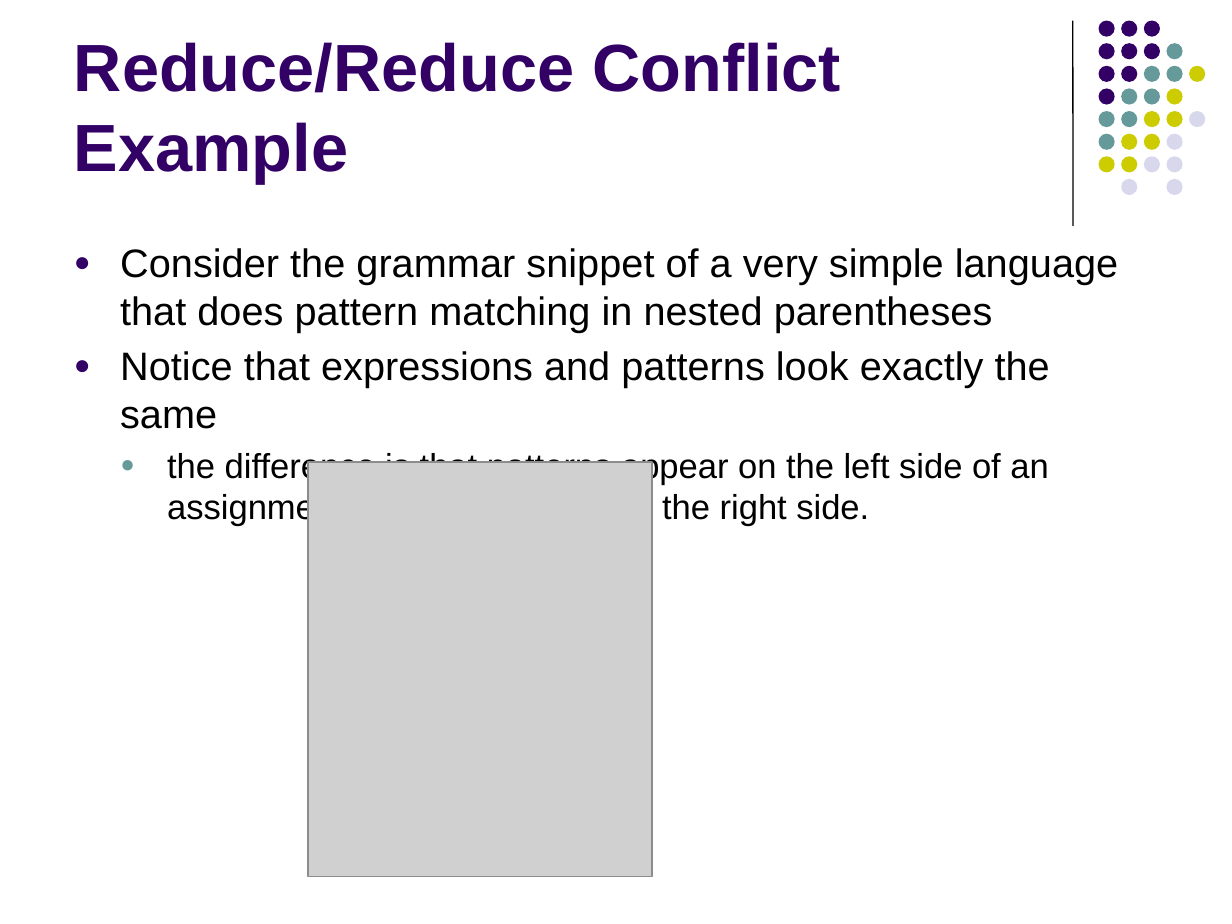
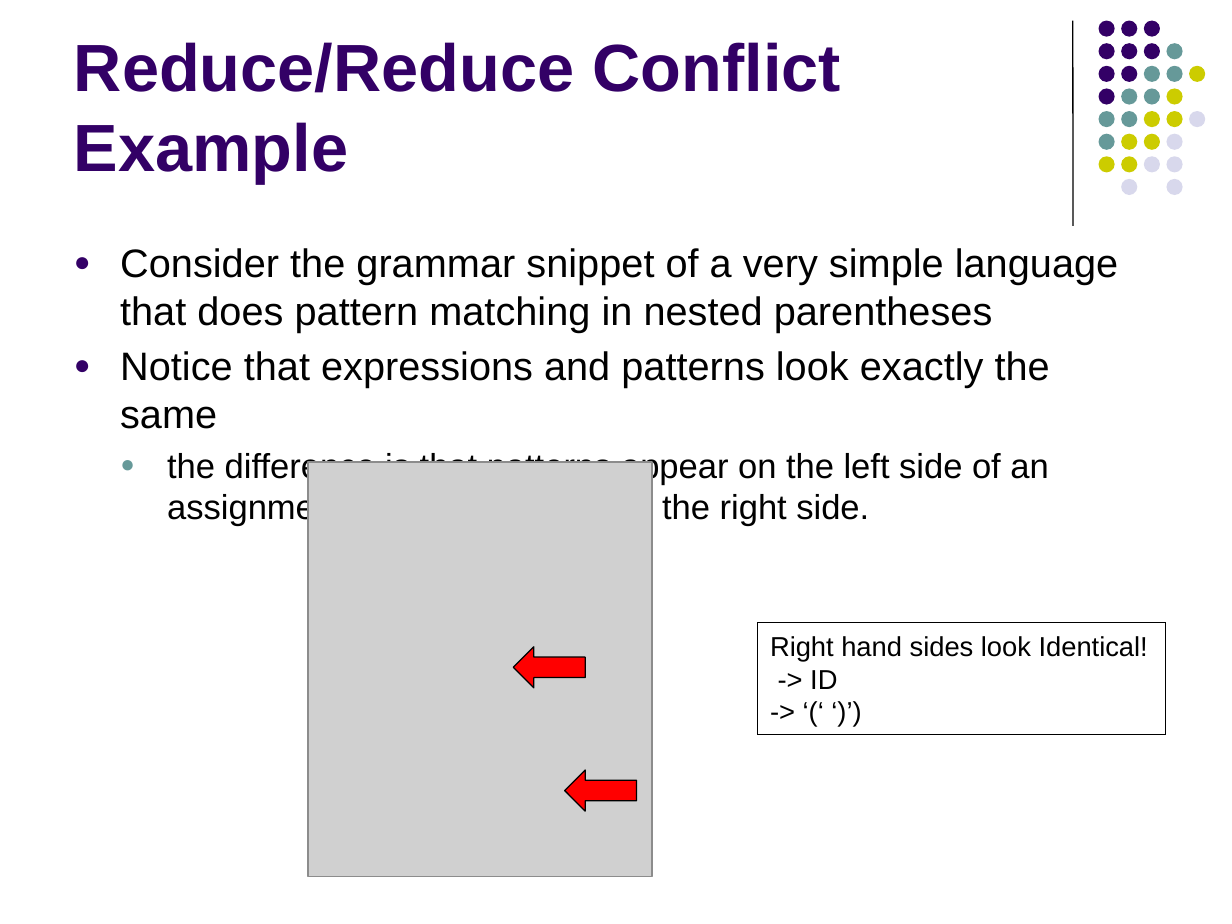
Before and after one commit to lutzhamel/CSC402, a slide deck: slide 26 of notes/csc402-ln021.pptx (slide 28 before the commit). Drawn at 1232x924 pixels with LibreOffice and Linux fonts; fonts in the diff are those of the drawing; grey boxes stand for pictures. Boxes give left, top, right and bottom in pixels: in the first picture for what was removed or moved away, otherwise in the second. Text is boxed around its words. In the diff, an @@ line names an element or a change of style, - is before the commit and + after.

```diff
--- a/notes/csc402-ln021.pptx
+++ b/notes/csc402-ln021.pptx
@@ rectangle added at [758,623,1164,736], outline #000000 0.75 pt, 16 pt, text #000000 @@
+Right hand sides look Identical!
+-> ID
+-> ‘(‘ ‘)’)
@@ left arrow added at [514,647,585,687], fill #FF0000, outline #000000 0.75 pt @@
@@ left arrow added at [564,770,636,811], fill #FF0000, outline #000000 0.75 pt @@
```
Also in this commit, not shown: 4 other slides changed, 3 slides added, 5 slides removed, 1 other file.
